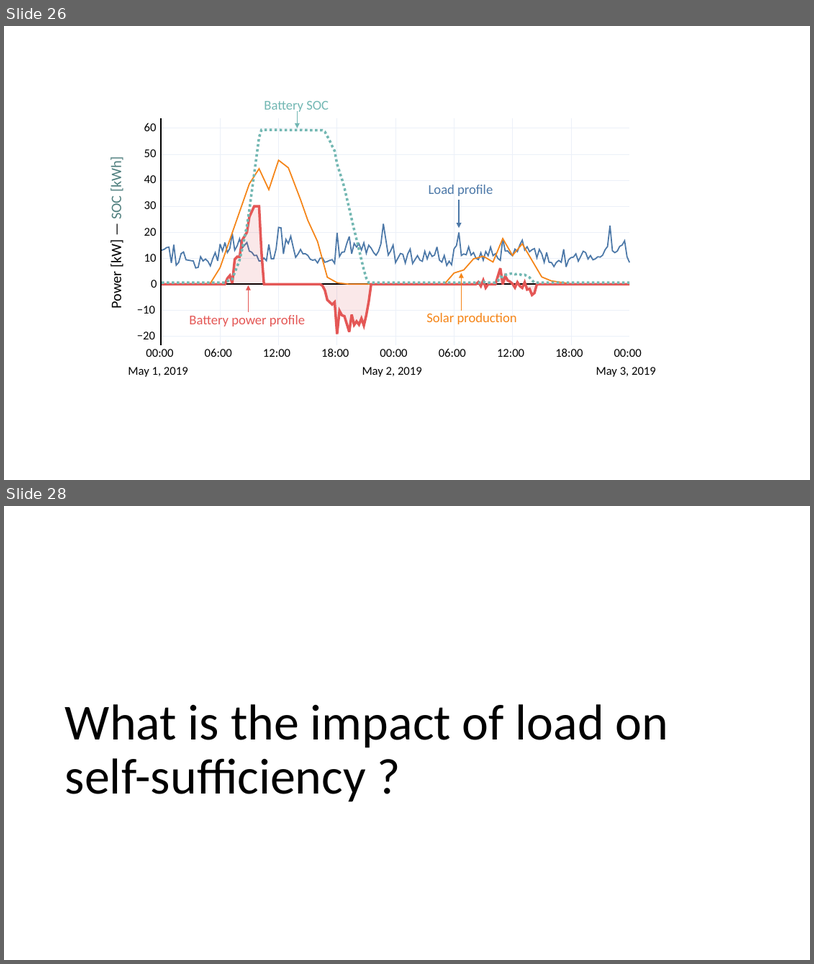
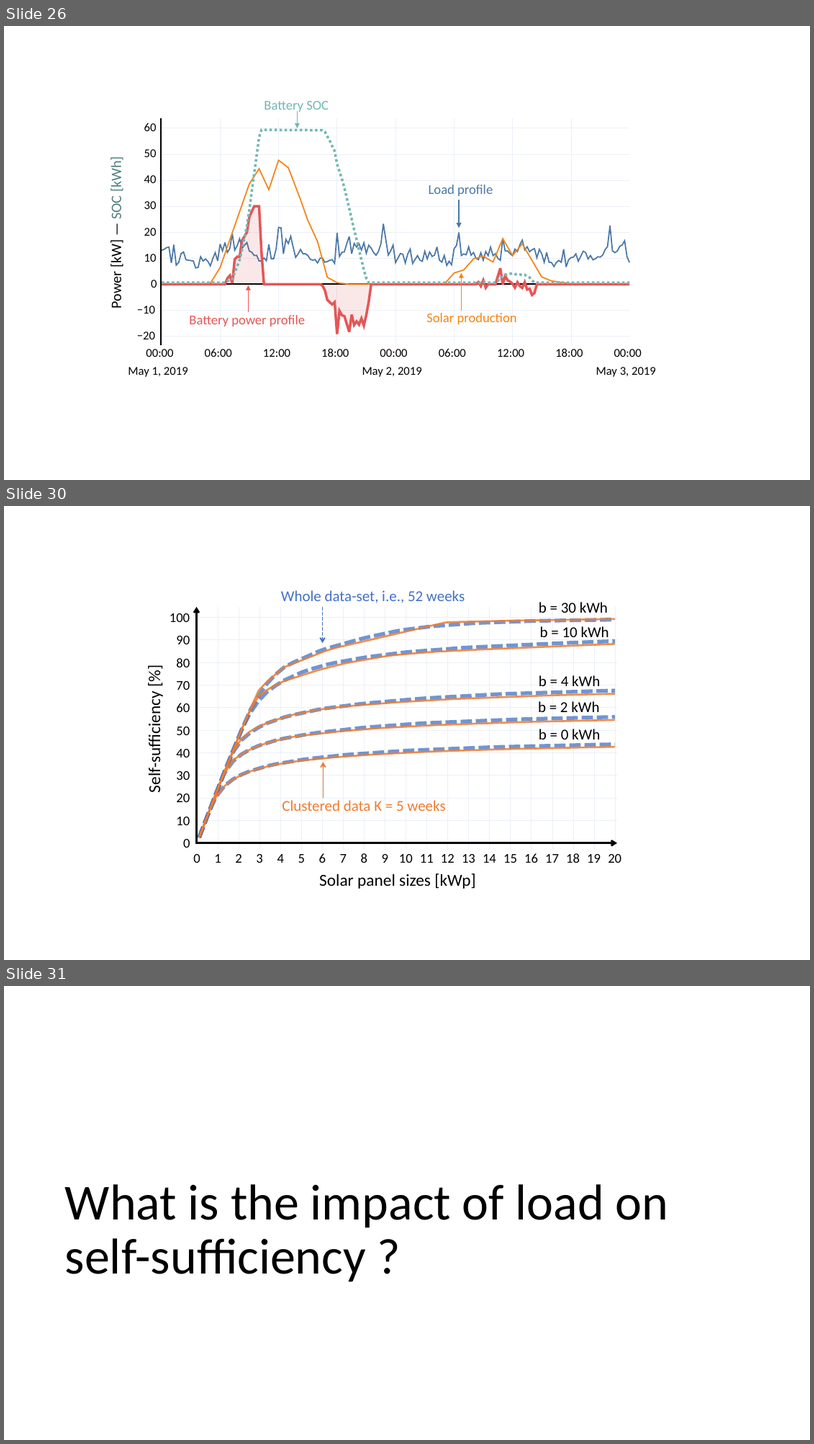
Before and after one commit to Jonathan56/supplementary_thesis, a slide deck: figures.pptx. Shown one above the other, each under a label of ours: slides 26 and 28 before the commit, slides 26, 30 and 31 after it; the slides between them are not shown. The pictures are 814x964 and 814x1444 pixels, drawn with LibreOffice and Linux fonts; fonts in the diff are those of the drawing. Boxes give left, top, right and bottom in pixels: in the first picture for what was removed or moved away, otherwise in the second. Text is boxed around its words. In the diff, an @@ line names an element or a change of style, - is before the commit and + after.

```diff
--- a/figures.pptx
+++ b/figures.pptx
@@ slide 30 added at box(4, 506, 810, 960), background #FFFFFF @@
@@ freeform shape added at box(145, 576, 146, 576), fill #000000 @@
@@ text added at box(281, 590, 465, 603), 18 pt, text #4472C4 @@
+Whole data-set, i.e., 52 weeks
@@ group added at box(170, 613, 190, 847): 11 texts @@
+0
+10
+20
+30
+40
+50
+60
+70
+80
+90
+100
@@ freeform shape added at box(196, 607, 199, 844), outline #000000 2.25 pt @@
@@ arrow added from (323, 607) to (323, 643), #4472C4 1.5 pt dashed @@
@@ text added at box(539, 602, 608, 613), 18 pt, text #000000 @@
+b = 30 kWh
@@ group added at box(197, 607, 617, 849): 30 freeform shapes @@
@@ group added at box(199, 619, 615, 837): 10 freeform shapes @@
@@ text added at box(540, 626, 610, 641), 18 pt, text #000000 @@
+b = 10 kWh
@@ text added at box(539, 675, 600, 691), 18 pt, text #000000 @@
+b = 4 kWh
@@ text added at box(144, 701, 165, 790), 20 pt, text #000000 @@
+Self-sufficiency [%]
@@ text added at box(538, 701, 599, 717), 18 pt, text #000000 @@
+b = 2 kWh
@@ text added at box(539, 728, 600, 744), 18 pt, text #000000 @@
+b = 0 kWh
@@ arrow added from (324, 798) to (324, 762), #ED7D31 1.5 pt @@
@@ text added at box(282, 800, 445, 811), 18 pt, text #ED7D31 @@
+Clustered data K = 5 weeks
@@ freeform shape added at box(197, 843, 617, 844), fill #000000, outline #000000 2.25 pt @@
@@ group added at box(193, 853, 622, 862): 21 texts @@
+0
+1
+2
+3
+4
+5
+6
+7
+8
+9
+10
+11
+12
+13
+14
+15
+16
+17
+18
+19
+20
@@ text added at box(319, 873, 476, 888), 20 pt, text #000000 @@
+Solar panel sizes [kWp]
@@ what was slide 28 is now slide 31 @@
```
Also in this commit, not shown: 4 slides changed, 2 other slides added, 12 other files.
